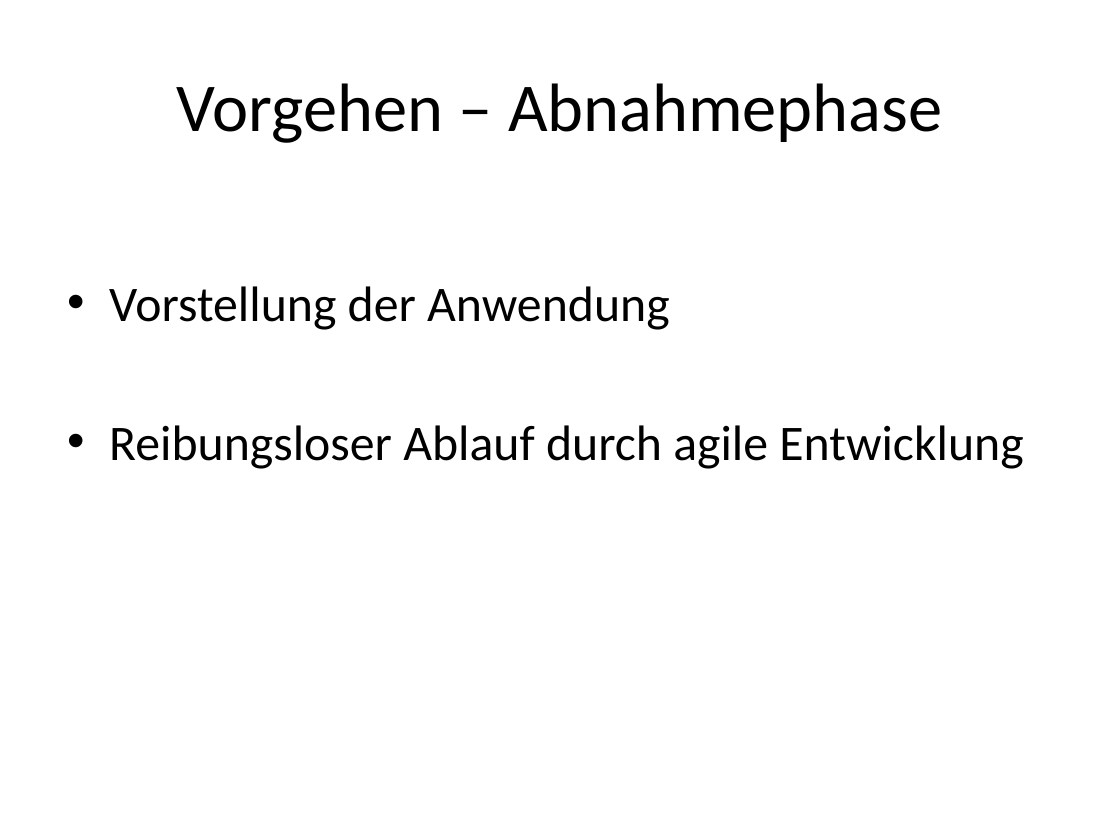
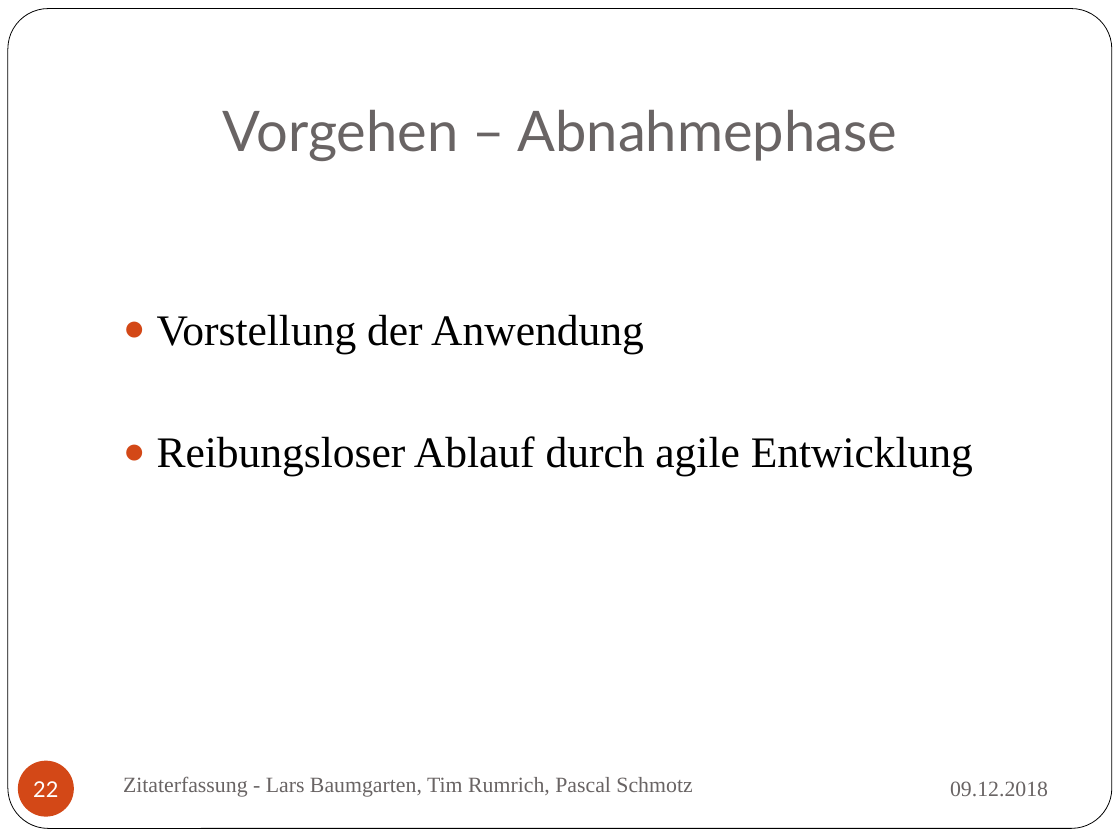
Before and after one commit to TrialAnd404/MyRepo, a slide deck: slide 22 of ZitatErfassung.pptx (slide 19 before the commit). Drawn at 1120x840 pixels with LibreOffice and Linux fonts; fonts in the diff are those of the drawing. Boxes give left, top, right and bottom in pixels: in the first picture for what was removed or moved away, otherwise in the second. Text is boxed around its words. In the diff, an @@ line names an element or a change of style, - is before the commit and + after.

```diff
--- a/ZitatErfassung.pptx
+++ b/ZitatErfassung.pptx
@@ rounded rectangle added at (8, 9, 1112, 829), fill #FFFFFF, outline #000000 0.5 pt @@
@@ title "Vorgehen – Abnahmephase": place and size @@
-title "Vorgehen – Abnahmephase" at (177, 83, 942, 143)
+title "Vorgehen – Abnahmephase" at (223, 110, 897, 161)
@@ title "Vorgehen – Abnahmephase" at (223, 110, 897, 161): size 44 to 36 pt, font Calibri to Lato, text colour #000000 to #696464; vertical alignment middle to bottom @@
@@ text "Vorstellung der Anwendung": place and size @@
-text "Vorstellung der Anwendung" at (109, 286, 1023, 469)
+text "Vorstellung der Anwendung" at (157, 314, 973, 476)
@@ text "Vorstellung der Anwendung" at (157, 314, 973, 476): size 32 to 28 pt, font Calibri to Times New Roman; bullet • to ● @@
@@ page number added at (18, 760, 74, 816), fill #D34817, 14 pt, text #FFFFFF @@
+22
@@ text added at (123, 776, 692, 797), 14 pt, text #696464 @@
+Zitaterfassung - Lars Baumgarten, Tim Rumrich, Pascal Schmotz
@@ text added at (950, 781, 1048, 797), 14 pt, text #696464 @@
+09.12.2018
```
Also in this commit, not shown: 7 other slides changed, 19 slides added, 16 slides removed, 2 other files.
